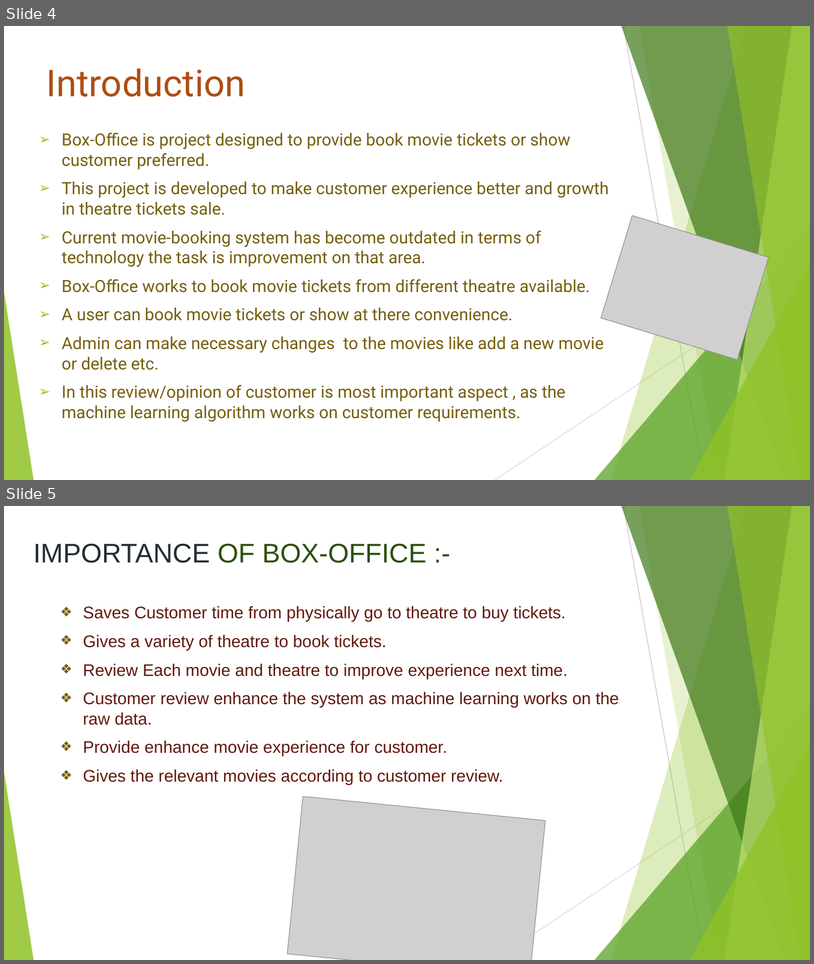
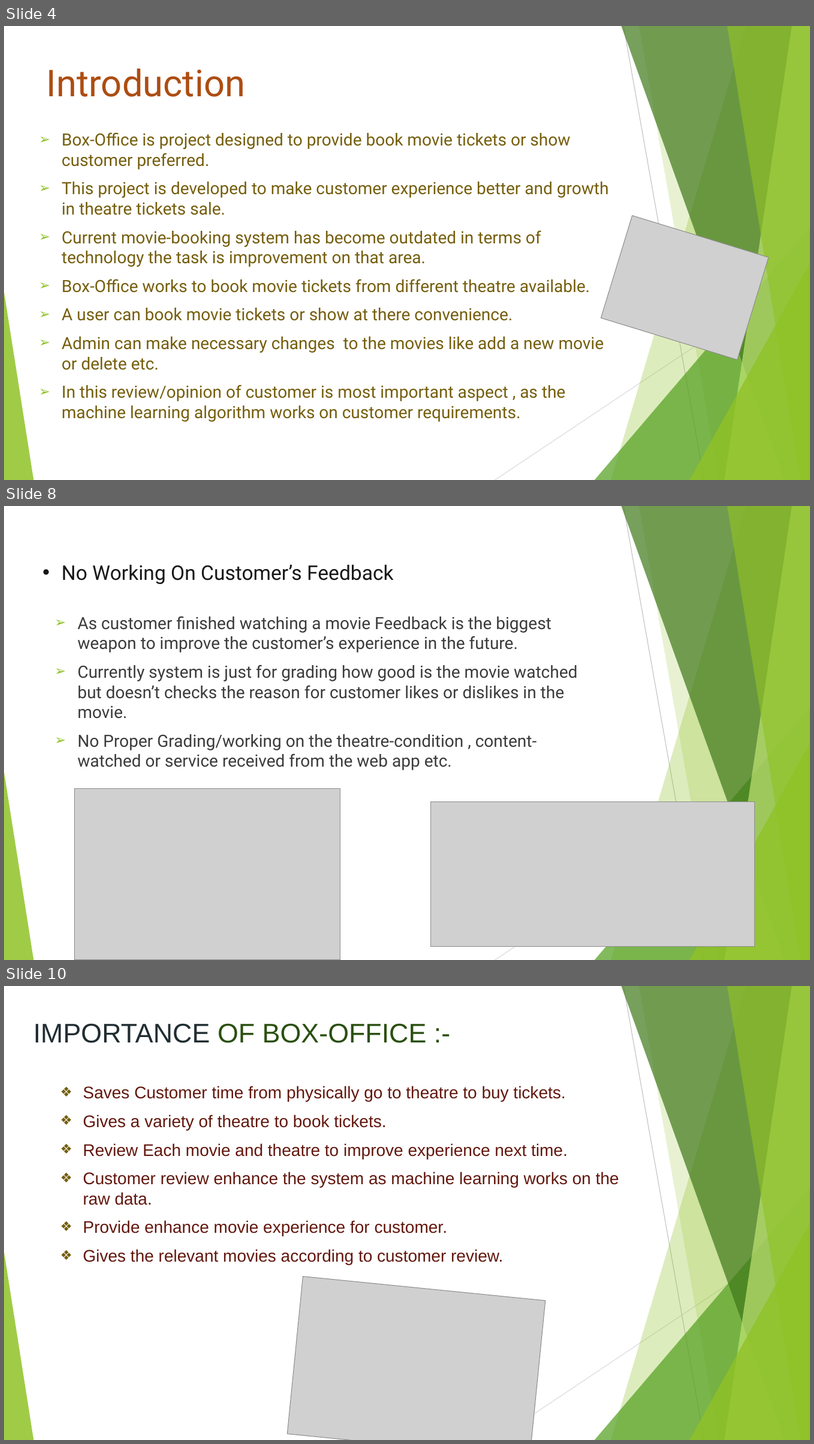
Before and after one commit to anejakartik/Designing-An-Efficient-Machine-Learning-Based-Approach-for-Prediction-of-Automated-Movie-Booking, a slide deck: boxofficeppt.pptx. Shown one above the other, each under a label of ours: slides 4 and 5 before the commit, slides 4, 8 and 10 after it; the slides between them are not shown. The pictures are 814x964 and 814x1444 pixels, drawn with LibreOffice and Linux fonts; fonts in the diff are those of the drawing; grey boxes stand for pictures. Boxes give left, top, right and bottom in pixels: in the first picture for what was removed or moved away, otherwise in the second. Text is boxed around its words. In the diff, an @@ line names an element or a change of style, - is before the commit and + after.

```diff
--- a/boxofficeppt.pptx
+++ b/boxofficeppt.pptx
@@ slide 8 added at bbox=[4, 506, 810, 960], background #FFFFFF; not listed: 10 template elements that a slide beside it also shows @@
@@ text added at bbox=[62, 564, 393, 584], 24 pt, text #181818 @@
+• No Working On Customer’s Feedback
@@ text added at bbox=[78, 616, 578, 770], 20 pt, text #3B3B3B @@
+➢ As customer finished watching a movie Feedback is the biggest weapon to improve the customer’s experience in the future.
+➢ Currently system is just for grading how good is the movie watched but doesn’t checks the reason for customer likes or dislikes in the movie.
+➢ No Proper Grading/working on the theatre-condition , content-watched or service received from the web app etc.
@@ picture added at bbox=[74, 788, 341, 960] @@
@@ picture added at bbox=[431, 801, 755, 946] @@
@@ what was slide 5 is now slide 10 @@
```
Also in this commit, not shown: 4 other slides added, 1 other file.
